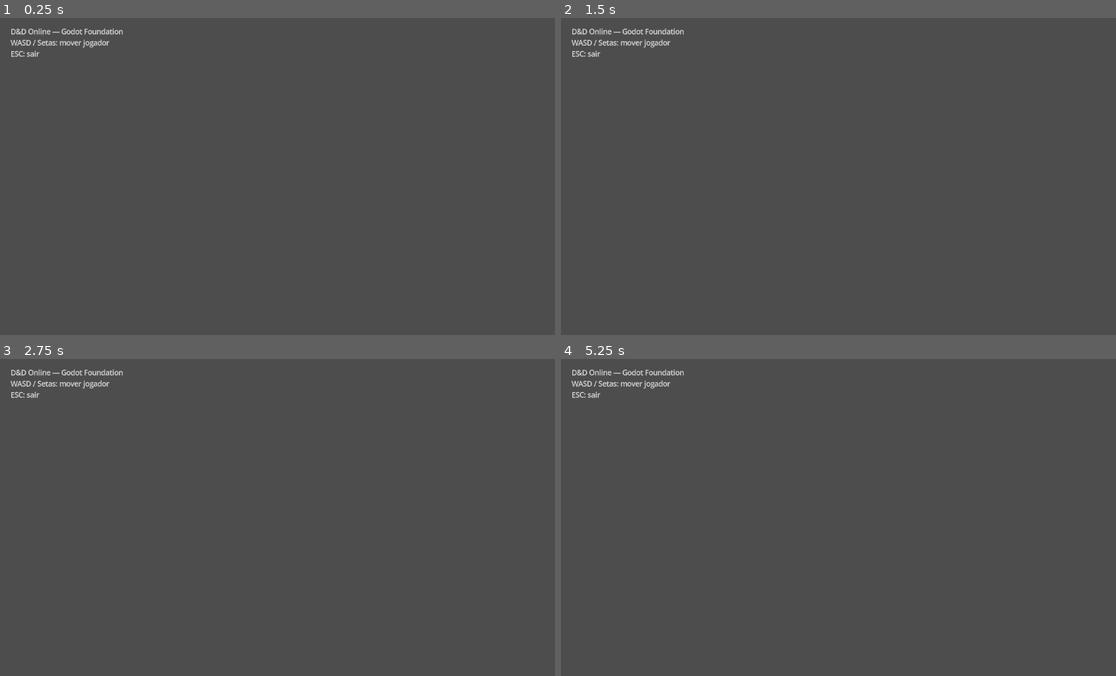
Above: before the commit, frames 1-4 (two rows, left to right).
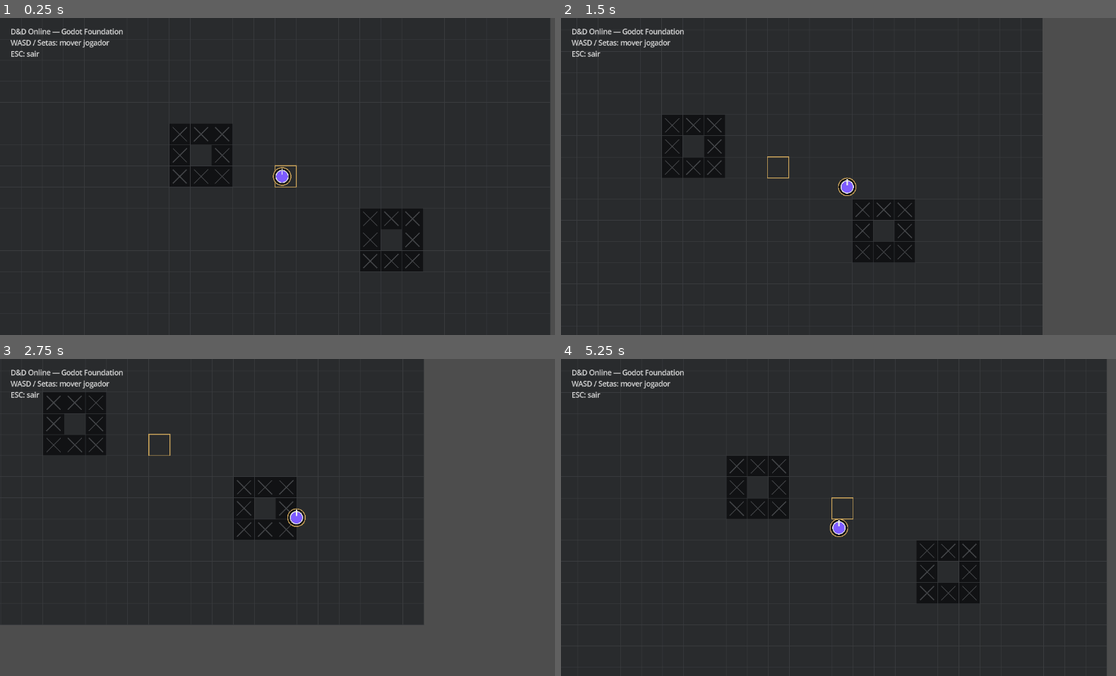
Above: after the commit, the same moments.

Repository: wchichura-maker/dnd
Game: Godot game, scene res://scenes/Main.tscn
Same seed, same stepped clock (60 frames per second), same inputs: the game is played once before the commit and once after it.
Inputs:
- Up to frame 1 (0.25 s): no input
- Up to frame 2 (1.5 s): tap Enter at 0.5 s; hold D 0.53-1.28 s; hold S from 1.28 s (still down)
- Up to frame 3 (2.75 s): release S at 2.03 s; hold D from 2.03 s (still down)
- Up to frame 4 (5.25 s): release D at 2.78 s; hold W 2.78-3.53 s; hold A 3.53-5.03 s; hold S from 5.03 s (still down)

The runs differ from the first frame. In frame 1, 96% of the frame differs, in the area x 0-100%, y 0-100%; in frame 2, 84%; in frame 3, 61%; in frame 4, 95%.

Commit message:
fix: correct Godot scene script paths

Diff:
--- a/godot/scenes/Main.tscn
+++ b/godot/scenes/Main.tscn
@@ -1,7 +1,7 @@
 [gd_scene load_steps=3 format=3]
 
-[ext_resource type="Script" path="res://godot/scripts/Main.gd" id="1_main"]
-[ext_resource type="Script" path="res://godot/scripts/PlayerController.gd" id="2_player"]
+[ext_resource type="Script" path="res://scripts/Main.gd" id="1_main"]
+[ext_resource type="Script" path="res://scripts/PlayerController.gd" id="2_player"]
 
 [node name="Main" type="Node2D"]
 script = ExtResource("1_main")
